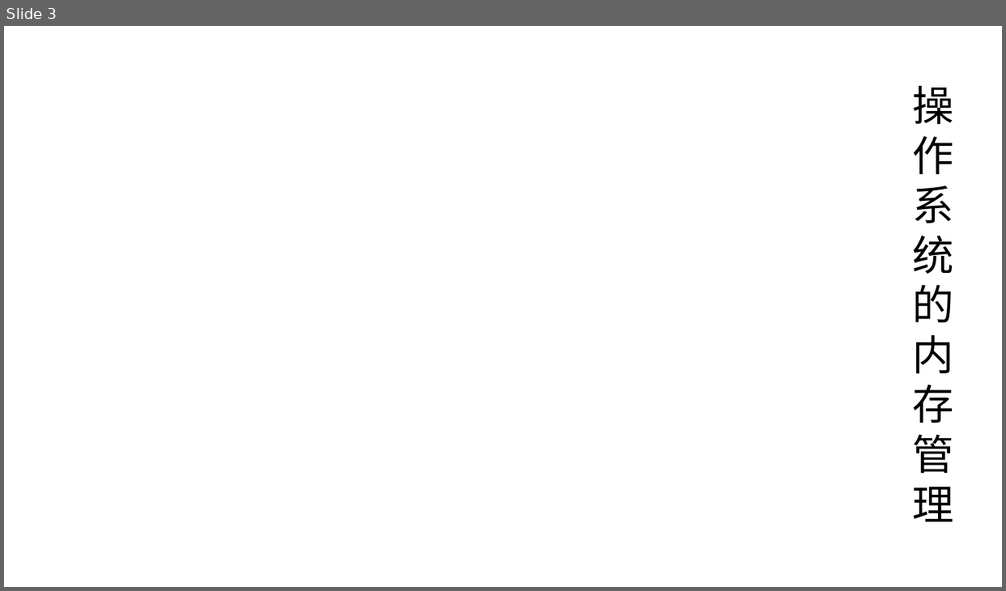
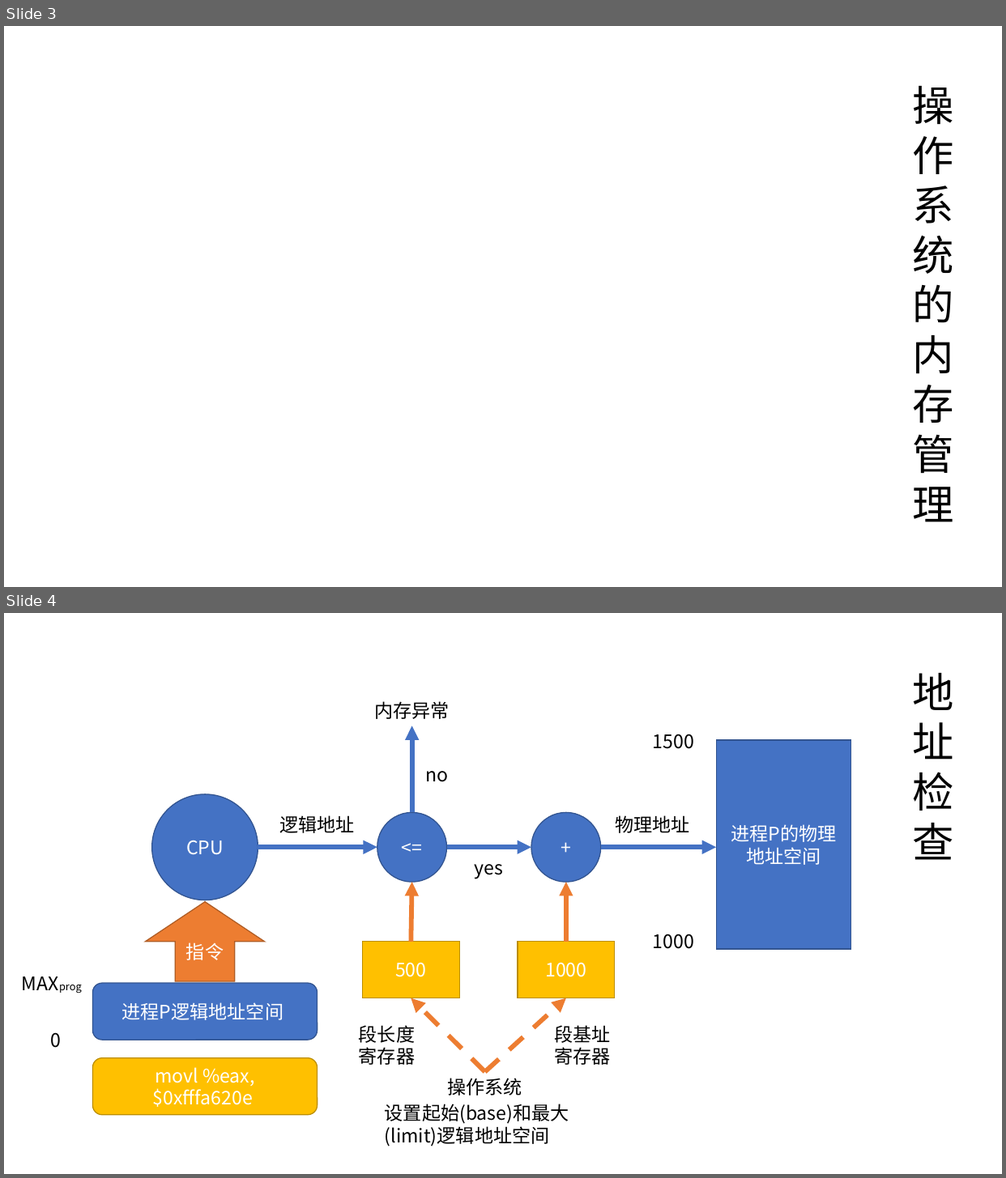
Before and after one commit to yanghongyang/Tsinghua-Operation-System-Notes, a slide deck: 图片/操作系统的图（整成一个PPT文件里）.pptx. Shown one above the other, each under a label of ours: slide 3 before the commit, slides 3 and 4 after it. The pictures are 1006x591 and 1006x1178 pixels, drawn with LibreOffice and Linux fonts; fonts in the diff are those of the drawing. Boxes give left, top, right and bottom in pixels: in the first picture for what was removed or moved away, otherwise in the second. Text is boxed around its words. In the diff, an @@ line names an element or a change of style, - is before the commit and + after.

Commit message:
操作系统的图

```diff
--- a/图片/操作系统的图（整成一个PPT文件里）.pptx
+++ b/图片/操作系统的图（整成一个PPT文件里）.pptx
@@ slide 4 added at bbox=[4, 613, 1002, 1174], background #FFFFFF @@
@@ text added at bbox=[912, 673, 953, 860], 40 pt, text #000000 @@
+地址检查
@@ text added at bbox=[374, 701, 449, 719], 18 pt, text #000000 @@
+内存异常
@@ arrow added from (412, 813) to (412, 726), #4472C4 4.5 pt @@
@@ text added at bbox=[653, 734, 694, 749], 18 pt, text #000000 @@
+1500
@@ rectangle added at bbox=[716, 740, 850, 949], fill #4472C4, outline #325491 1 pt, 18 pt, text #FFFFFF @@
+进程P的物理地址空间
@@ text added at bbox=[426, 771, 449, 782], 18 pt, text #000000 @@
+no
@@ ellipse added at bbox=[152, 794, 258, 901], fill #4472C4, outline #325491 1 pt, 18 pt, text #FFFFFF @@
+CPU
@@ text added at bbox=[279, 815, 354, 833], 18 pt, text #000000 @@
+逻辑地址
@@ ellipse added at bbox=[377, 813, 447, 883], fill #4472C4, outline #325491 1 pt, 18 pt, text #FFFFFF @@
+<=
@@ ellipse added at bbox=[532, 813, 602, 883], fill #4472C4, outline #325491 1 pt, 18 pt, text #FFFFFF @@
++
@@ text added at bbox=[615, 815, 689, 833], 18 pt, text #000000 @@
+物理地址
@@ arrow added from (258, 847) to (377, 847), #4472C4 4.5 pt @@
@@ arrow added from (447, 847) to (532, 847), #4472C4 4.5 pt @@
@@ arrow added from (601, 847) to (716, 847), #4472C4 4.5 pt @@
@@ text added at bbox=[475, 864, 504, 879], 18 pt, text #000000 @@
+yes
@@ up arrow added at bbox=[146, 902, 265, 982], fill #ED7D31, outline #AF5C24 1 pt, 18 pt, text #FFFFFF @@
+指令
@@ arrow added from (411, 942) to (412, 882), #ED7D31 4.5 pt @@
@@ arrow added from (566, 942) to (566, 882), #ED7D31 4.5 pt @@
@@ rectangle added at bbox=[363, 942, 460, 999], fill #FFC000, outline #BD8E00 1 pt, 18 pt, text #FFFFFF @@
+500
@@ rectangle added at bbox=[518, 942, 615, 999], fill #FFC000, outline #BD8E00 1 pt, 18 pt, text #FFFFFF @@
+1000
@@ text added at bbox=[653, 934, 694, 949], 18 pt, text #000000 @@
+1000
@@ text added at bbox=[15, 968, 93, 998], 10 pt, text #000000 @@
+MAXprog
@@ rounded rectangle added at bbox=[92, 983, 317, 1041], fill #4472C4, outline #325491 1 pt, 18 pt, text #FFFFFF @@
+进程P逻辑地址空间
@@ arrow added from (485, 1072) to (411, 999), #ED7D31 4.5 pt dashed @@
@@ arrow added from (485, 1072) to (566, 999), #ED7D31 4.5 pt dashed @@
@@ text added at bbox=[359, 1025, 415, 1065], 18 pt, text #000000 @@
+段长度寄存器
@@ text added at bbox=[554, 1025, 610, 1065], 18 pt, text #000000 @@
+段基址寄存器
@@ text added at bbox=[50, 1033, 61, 1048], 18 pt, text #000000 @@
+0
@@ rounded rectangle added at bbox=[92, 1059, 317, 1115], fill #FFC000, outline #BD8E00 1 pt, 18 pt, text #FFFFFF @@
+movl %eax, $0xfffa620e
@@ text added at bbox=[448, 1078, 522, 1096], 18 pt, text #000000 @@
+操作系统
@@ text added at bbox=[385, 1104, 569, 1147], 18 pt, text #000000 @@
+设置起始(base)和最大(limit)逻辑地址空间
```
Also in this commit, not shown: 1 other slide added.
